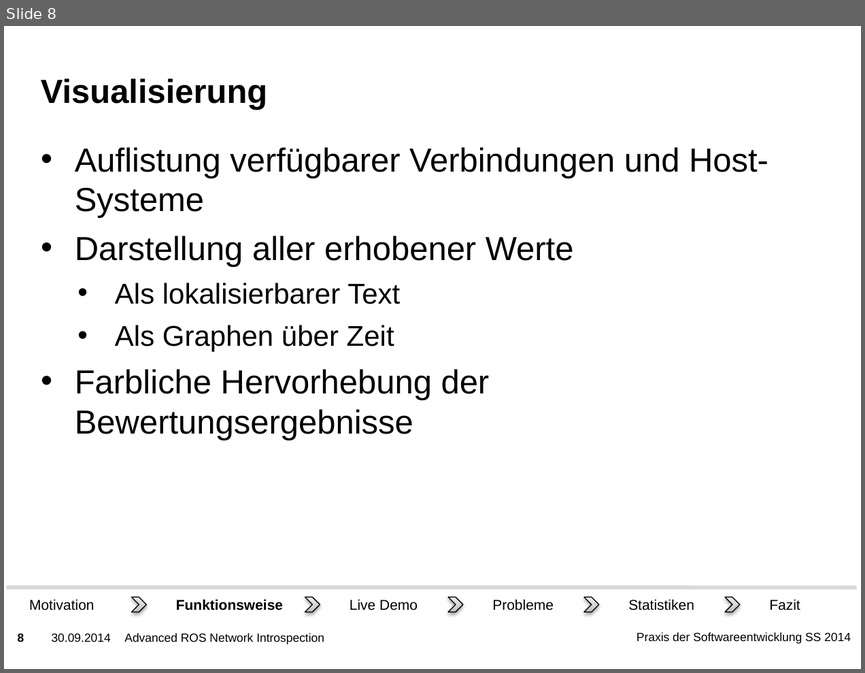
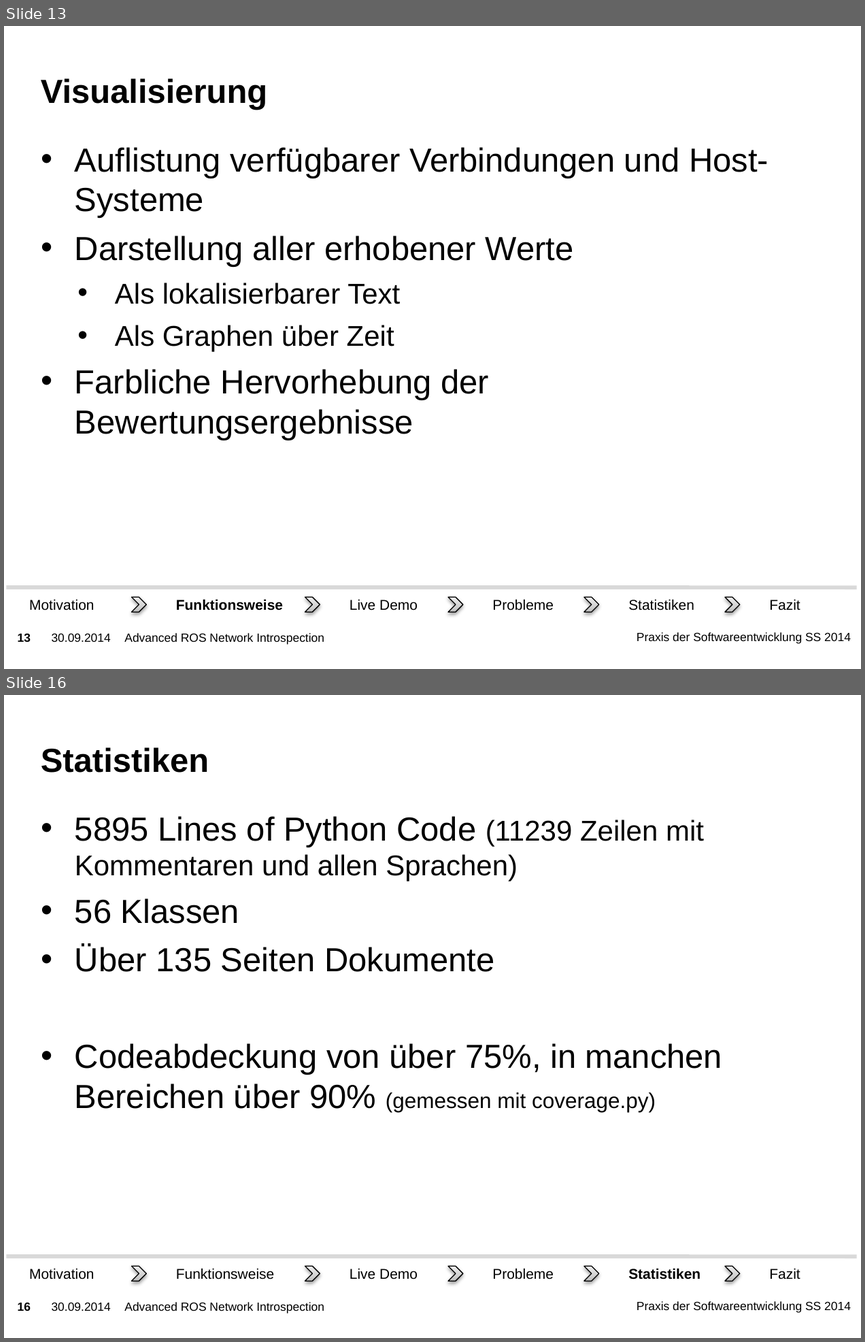
Before and after one commit to ROS-PSE/Documents, a slide deck: Präsentation/Präsentation.pptx. Shown one above the other, each under a label of ours: slide 8 before the commit, slides 13 and 16 after it; the slides between them are not shown. The pictures are 865x673 and 865x1342 pixels, drawn with LibreOffice and Linux fonts; fonts in the diff are those of the drawing; background and template pictures are left out. Boxes give left, top, right and bottom in pixels: in the first picture for what was removed or moved away, otherwise in the second. Text is boxed around its words. In the diff, an @@ line names an element or a change of style, - is before the commit and + after.

```diff
--- a/Präsentation/Präsentation.pptx
+++ b/Präsentation/Präsentation.pptx
@@ slide 16 added at bbox=[4, 695, 861, 1338], background picture (left out); not listed: 3 template elements that a slide beside it also shows @@
@@ title added at bbox=[41, 747, 209, 773], 28 pt, text #000000, bold @@
+Statistiken
@@ text added at bbox=[75, 816, 722, 1112], 28 pt, text #000000 @@
+• 5895 Lines of Python Code (11239 Zeilen mit Kommentaren und allen Sprachen)
+• 56 Klassen
+• Über 135 Seiten Dokumente
+• Codeabdeckung von über 75%, in manchen Bereichen über 90% (gemessen mit coverage.py)
@@ group added at bbox=[7, 1256, 857, 1286]: 6 rectangles, 5 chevrons, 1 line @@
+Funktionsweise
+Statistiken
+Live Demo
+Fazit
+Motivation
+Probleme
@@ text added at bbox=[124, 1302, 324, 1313], 10 pt, text #000000 @@
+Advanced ROS Network Introspection
@@ what was slide 8 is now slide 13 @@
@@ page number at bbox=[18, 633, 31, 641]: text changed @@
-8
+13
```
Also in this commit, not shown: 11 other slides added, 2 other files.
